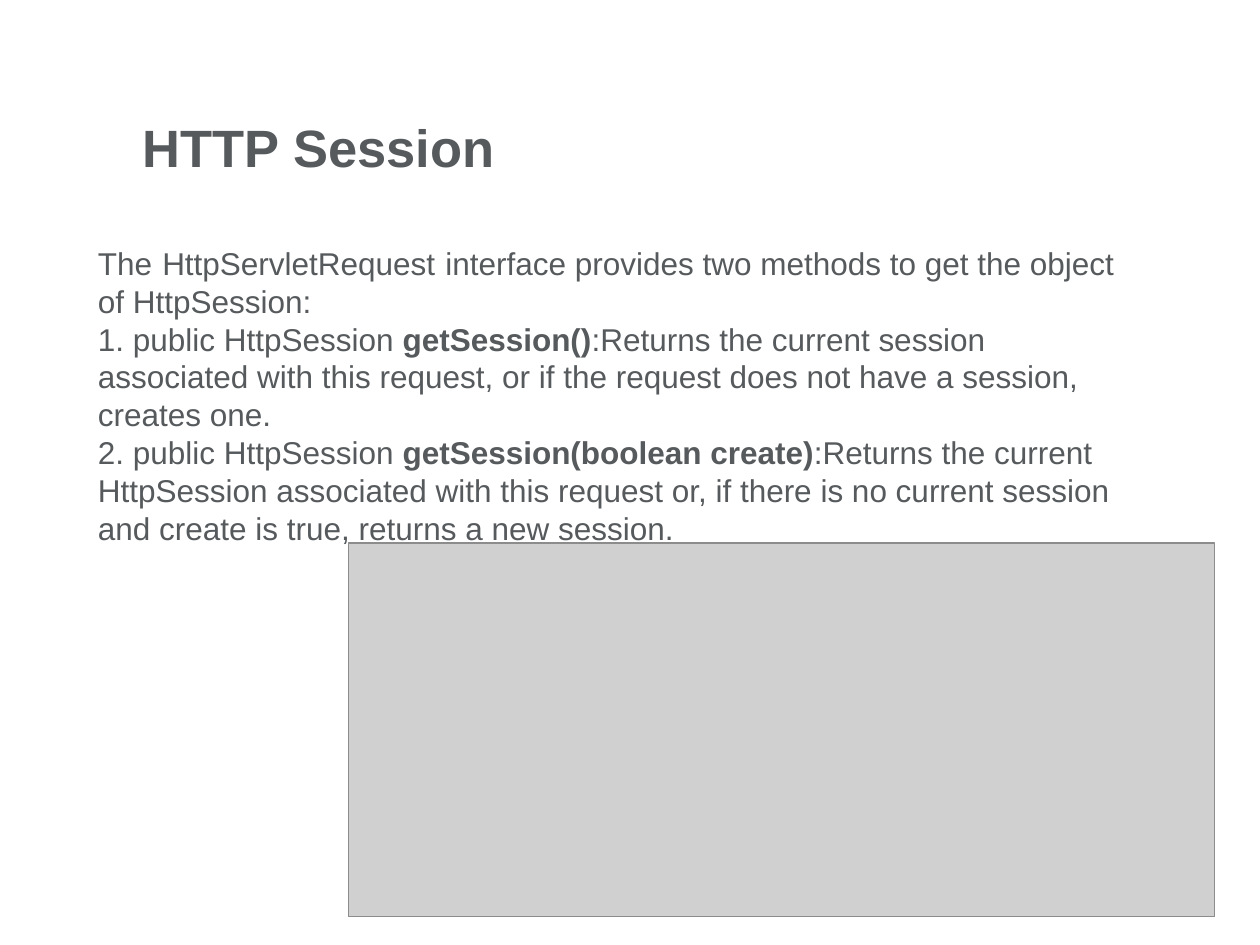
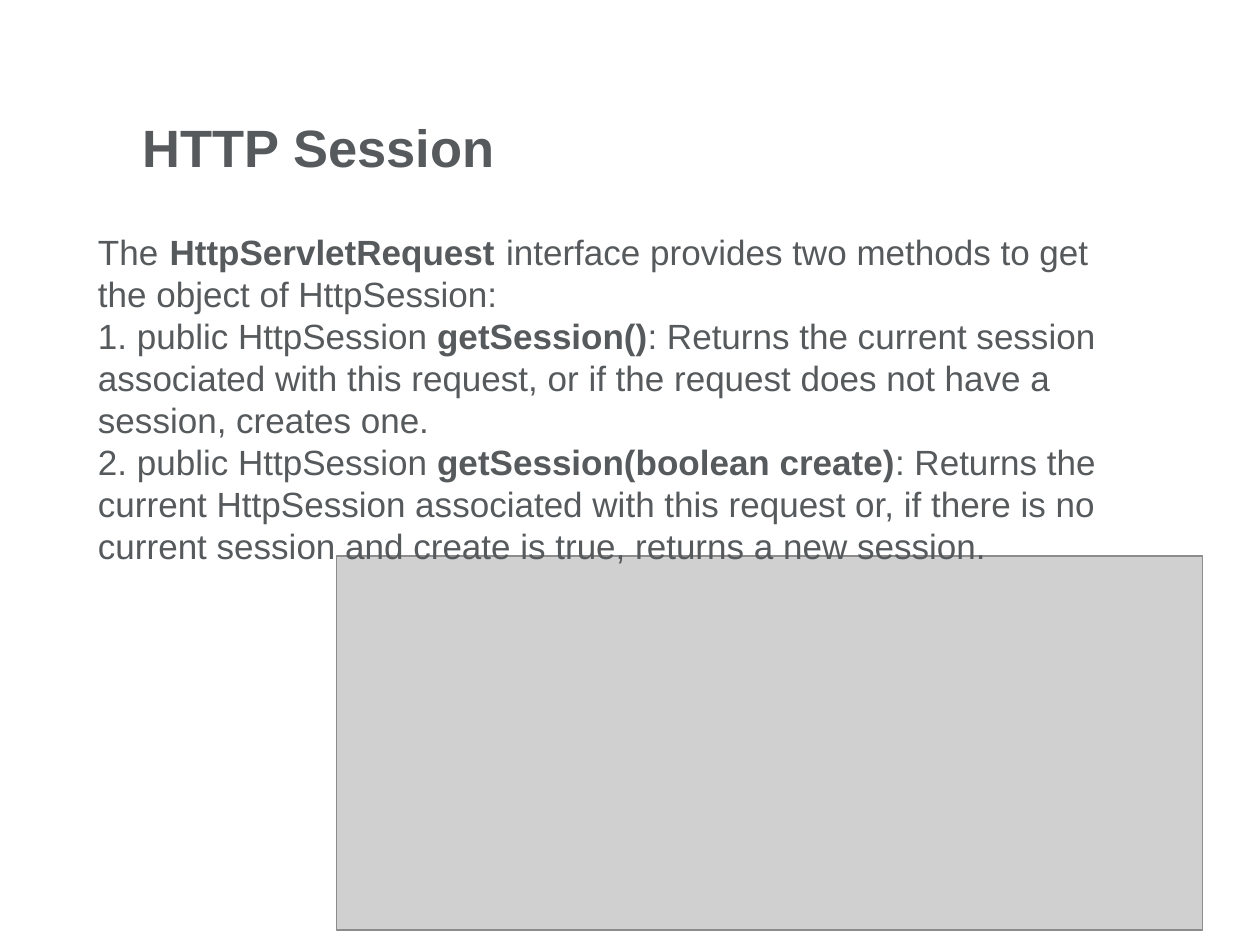
Before and after one commit to mihalceama/JavaDocs, a slide deck: slide 28 of Servlets/Day2/Docs/Web Presentation-Part2.pptx. Drawn at 1260x945 pixels with LibreOffice and Linux fonts; fonts in the diff are those of the drawing; grey boxes stand for pictures; background and template pictures are left out. Boxes give left, top, right and bottom in pixels: in the first picture for what was removed or moved away, otherwise in the second. Text is boxed around its words. In the diff, an @@ line names an element or a change of style, - is before the commit and + after.

```diff
--- a/Servlets/Day2/Docs/Web Presentation-Part2.pptx
+++ b/Servlets/Day2/Docs/Web Presentation-Part2.pptx
@@ text "The HttpServletRequest interface provides two ...": place and size @@
-text "The HttpServletRequest interface provides two ..." at [98, 252, 1114, 546]
+text "The HttpServletRequest interface provides two ..." at [98, 239, 1096, 566]
@@ text at [98, 239, 1088, 314]: size 18 to 20 pt in "The HttpServletRequest interface provides two methods to ..."; bold on in "HttpServletRequest" @@
@@ text at [98, 323, 1096, 566]: text changed; size 18 to 20 pt @@
-1. public HttpSession getSession():Returns the current session associated with this request, or if the request does not have a session, creates one.
-2. public HttpSession getSession(boolean create):Returns the current HttpSession associated with this request or, if there is no current session and create is true, returns a new session.
+1. public HttpSession getSession(): Returns the current session associated with this request, or if the request does not have a session, creates one.
+2. public HttpSession getSession(boolean create): Returns the current HttpSession associated with this request or, if there is no current session and create is true, returns a new session.
@@ picture: place and size @@
-picture at [349, 543, 1215, 917]
+picture at [336, 556, 1202, 930]
```
Also in this commit, not shown: 1 other slide changed, 2 other files.
